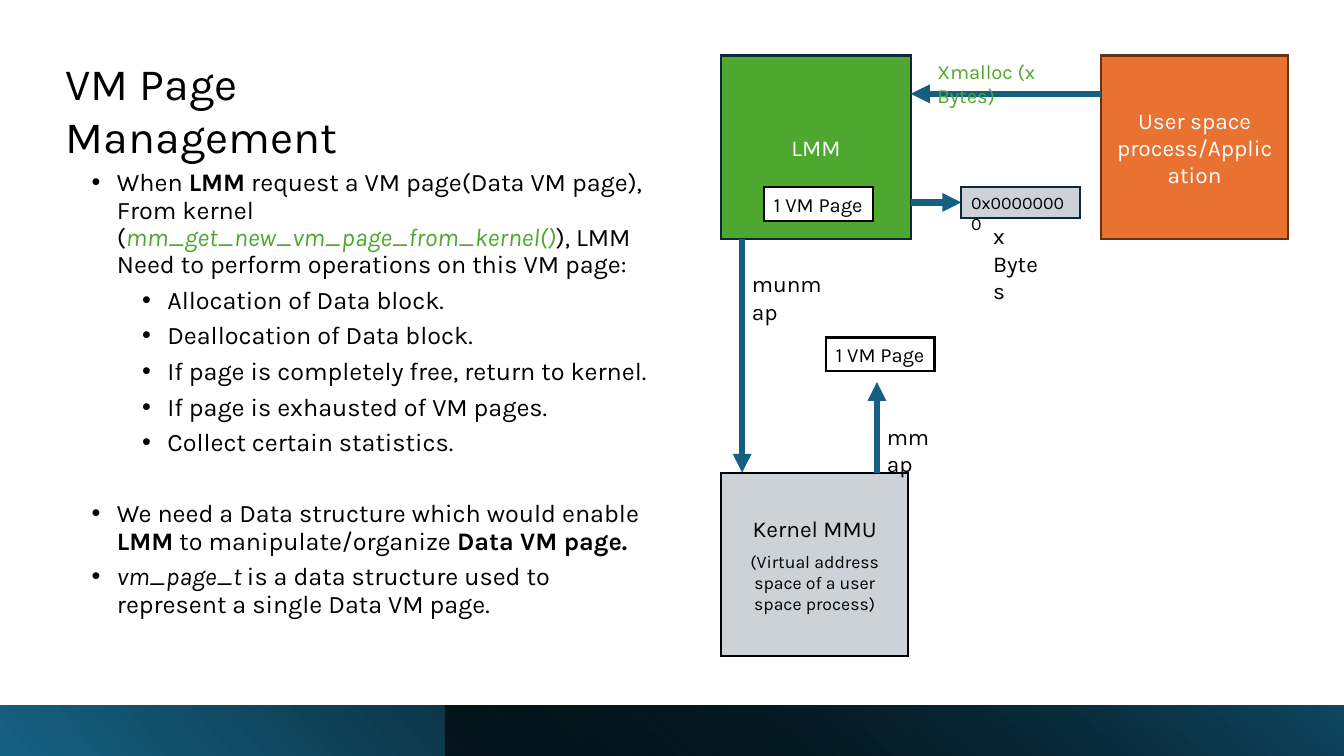
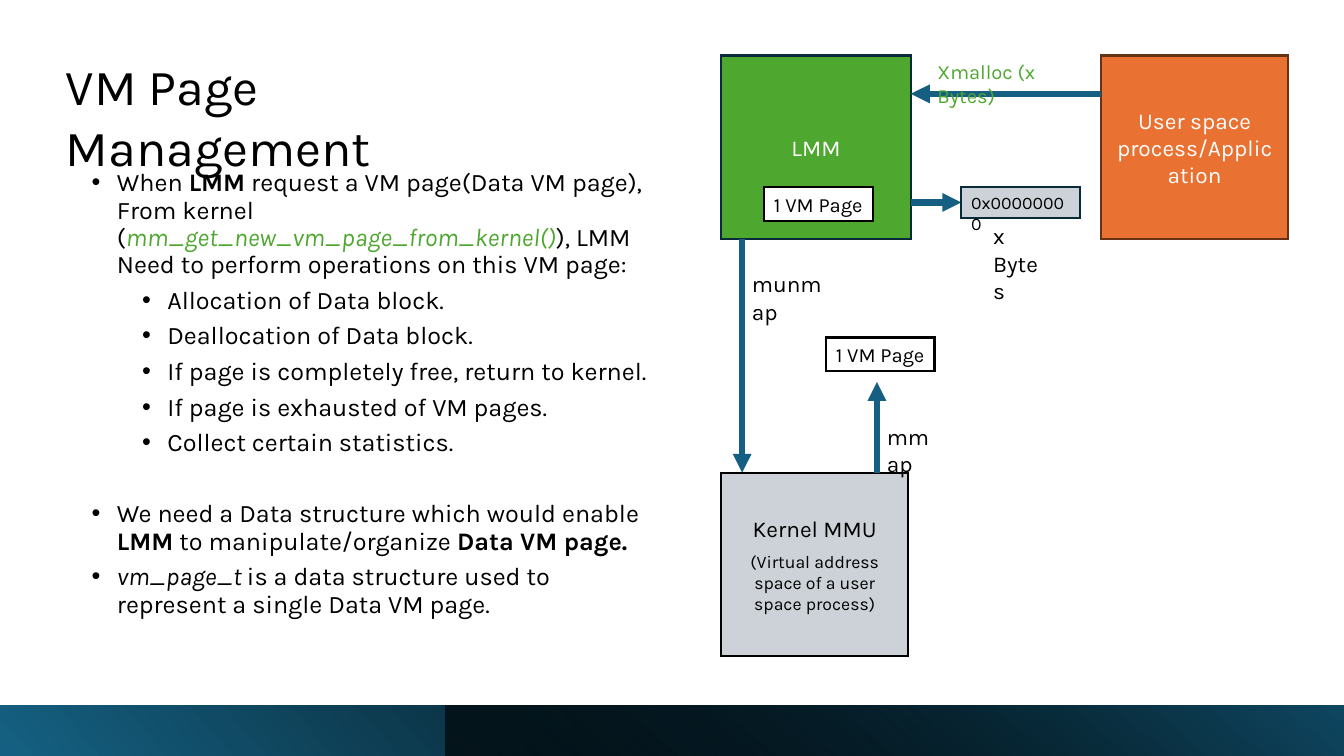
Before and after one commit to Mahmoud-Abdelraouf/STmicro-System-Programming-under-Linux, a slide deck: slide 46 of 04.Advanced/Tasks/Heap_Memory_Manager/HeapMemoryManager.pptx. Drawn at 1344x756 pixels with LibreOffice and Linux fonts; fonts in the diff are those of the drawing. Boxes give left, top, right and bottom in pixels: in the first picture for what was removed or moved away, otherwise in the second. Text is boxed around its words. In the diff, an @@ line names an element or a change of style, - is before the commit and + after.

```diff
--- a/04.Advanced/Tasks/Heap_Memory_Manager/HeapMemoryManager.pptx
+++ b/04.Advanced/Tasks/Heap_Memory_Manager/HeapMemoryManager.pptx
@@ text "VM Page Management" at box(66, 73, 371, 178): size 32 to 36 pt @@
```
Also in this commit, not shown: 18 other slides changed, 10 slides added.
